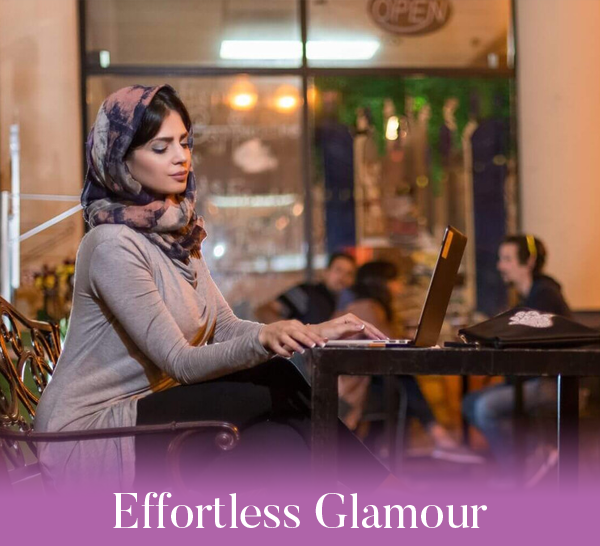
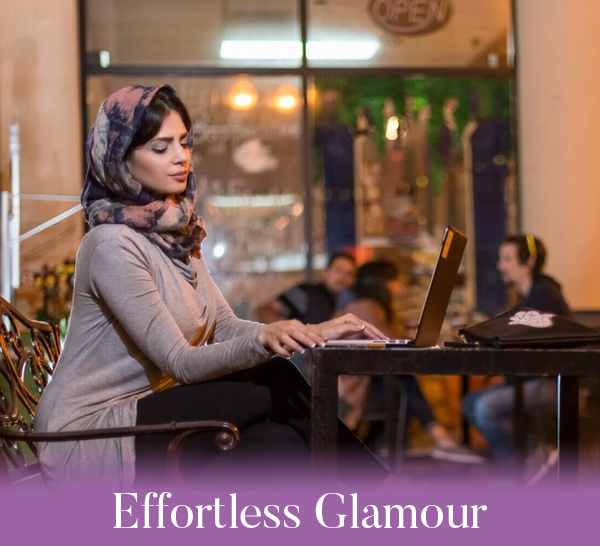
Before/after of a 600x546 layered artwork. What changed in the layer stack:
removed layer "Layer 2" over left=0, top=416, right=600, bottom=546
added layer "Layer 6" above "Layer 5" over left=0, top=440, right=600, bottom=546
